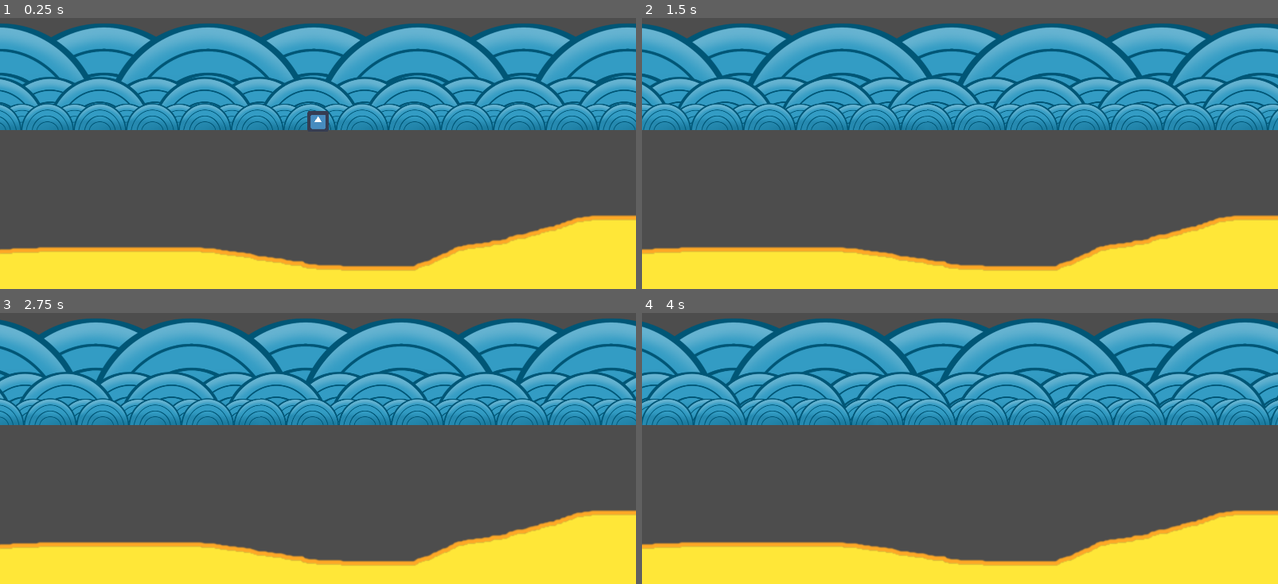
Above: before the commit, frames 1-4 (two rows, left to right).
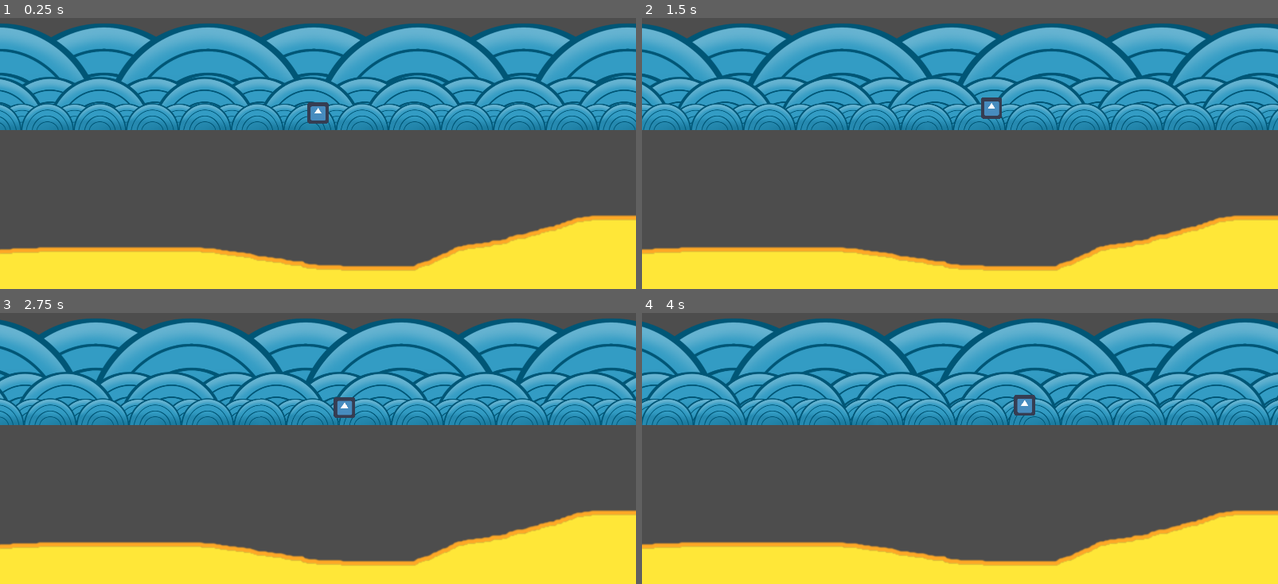
Above: after the commit, the same moments.

Repository: sepeth/wetcat
Game: Godot game, scene res://Scenes/main_scene_2d.tscn
Two runs of this game, one before a commit and one after it. Both use one fixed random seed, a clock stepped at 60 frames per second and the inputs below. The engine's default icon, where the game draws it, is replaced by a stand-in: a white triangle on a blue panel in a dark square.
Inputs:
- Up to frame 1 (0.25 s): no input
- Up to frame 2 (1.5 s): tap Enter (ui_accept) at 0.5, 0.6, 0.77, 1.07, 1.35 s; hold Right (ui_right) from 0.53 s (still down)
- Up to frame 3 (2.75 s): tap Enter (ui_accept) at 1.52, 1.82, 2.1 s; release Right (ui_right) at 2.03 s; hold Left (ui_left) from 2.03 s (still down)
- Up to frame 4 (4 s): release Left (ui_left) at 2.78 s; hold Right (ui_right) from 2.78 s (still down); tap Enter (ui_accept) at 2.85, 3.02, 3.32, 3.6, 3.77 s

The runs differ from the first frame. In frame 1, 0.3% of the frame differs, in the area x 48-52%, y 31-42%; in frame 2, 0.2%; in frame 3, 0.2%; in frame 4, 0.2%.

Commit message:
To float, add a shader to the character

Diff:
--- a/Scenes/Player.gd
+++ b/Scenes/Player.gd
@@ -1,28 +1,10 @@
 extends CharacterBody2D
 
-
-const SPEED = 300.0
-const JUMP_VELOCITY = -400.0
-
-# Get the gravity from the project settings to be synced with RigidDynamicBody nodes.
-var gravity = ProjectSettings.get_setting("physics/2d/default_gravity")
+@export var speed = 100
 
 
-func _physics_process(delta):
-	# Add the gravity.
-	if not is_on_floor():
-		velocity.y += gravity * delta
-
-	# Handle Jump.
-	if Input.is_action_just_pressed("ui_accept") and is_on_floor():
-		velocity.y = JUMP_VELOCITY
-
-	# Get the input direction and handle the movement/deceleration.
-	# As good practice, you should replace UI actions with custom gameplay actions.
-	var direction = Input.get_axis("ui_left", "ui_right")
-	if direction:
-		velocity.x = direction * SPEED
-	else:
-		velocity.x = move_toward(velocity.x, 0, SPEED)
-
-	move_and_slide()
+func _process(delta):
+	if Input.is_action_pressed("ui_right"):
+		position.x += speed * delta
+	elif Input.is_action_pressed("ui_left"):
+		position.x -= speed * delta
--- /dev/null
+++ b/Scenes/Player.gdshader
@@ -0,0 +1,5 @@
+shader_type canvas_item;
+
+void vertex() {
+	VERTEX += cos(TIME*2.0) * vec2(0.0, 8.0);
+}
--- a/Scenes/Player.tscn
+++ b/Scenes/Player.tscn
@@ -1,6 +1,7 @@
-[gd_scene load_steps=2 format=3 uid="uid://bh0u2mqtxrsw7"]
+[gd_scene load_steps=3 format=3 uid="uid://bh0u2mqtxrsw7"]
 
 [ext_resource type="Texture2D" uid="uid://bsj25wy4hvg04" path="res://icon.png" id="1_s7gdo"]
+[ext_resource type="Material" uid="uid://b87six5kf5xay" path="res://Scenes/PlayerShaderMaterial.tres" id="1_yqpbr"]
 
 [node name="Player" type="CharacterBody2D"]
 
@@ -9,4 +10,5 @@
 [node name="Polygon2D" type="Polygon2D" parent="CollisionPolygon2D"]
 
 [node name="Sprite2D" type="Sprite2D" parent="."]
+material = ExtResource("1_yqpbr")
 texture = ExtResource("1_s7gdo")
--- /dev/null
+++ b/Scenes/PlayerShaderMaterial.tres
@@ -0,0 +1,6 @@
+[gd_resource type="ShaderMaterial" load_steps=2 format=3 uid="uid://b87six5kf5xay"]
+
+[ext_resource type="Shader" path="res://Scenes/Player.gdshader" id="1_fv7q1"]
+
+[resource]
+shader = ExtResource("1_fv7q1")
